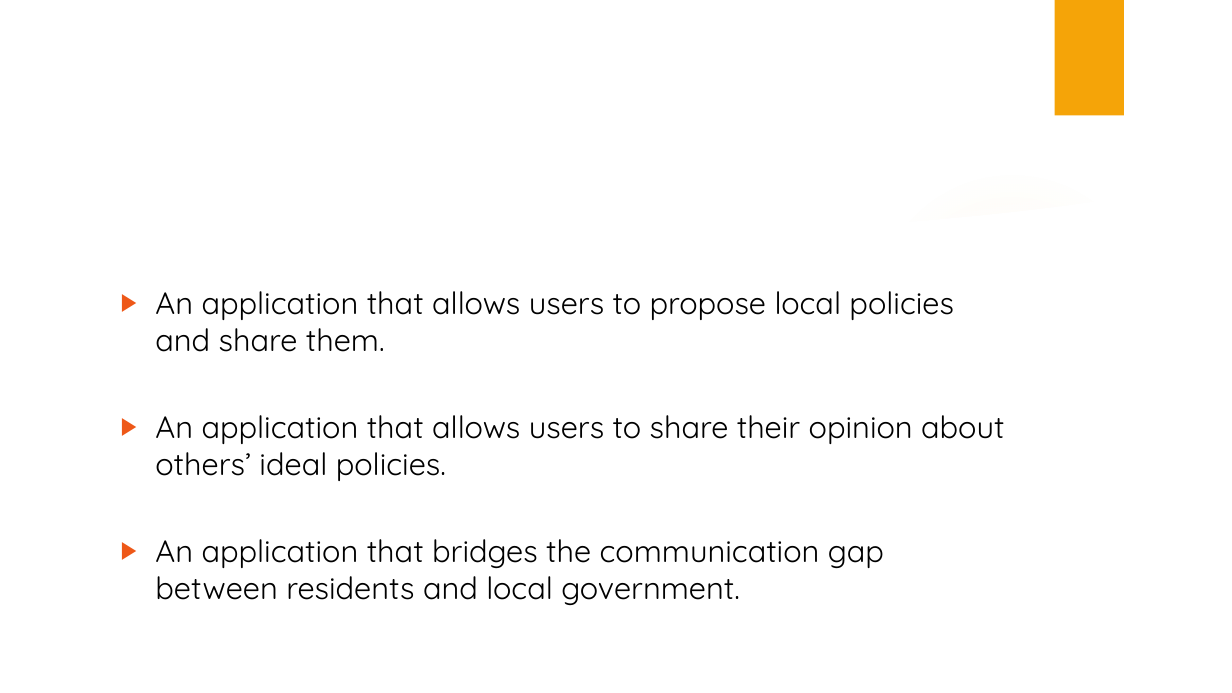
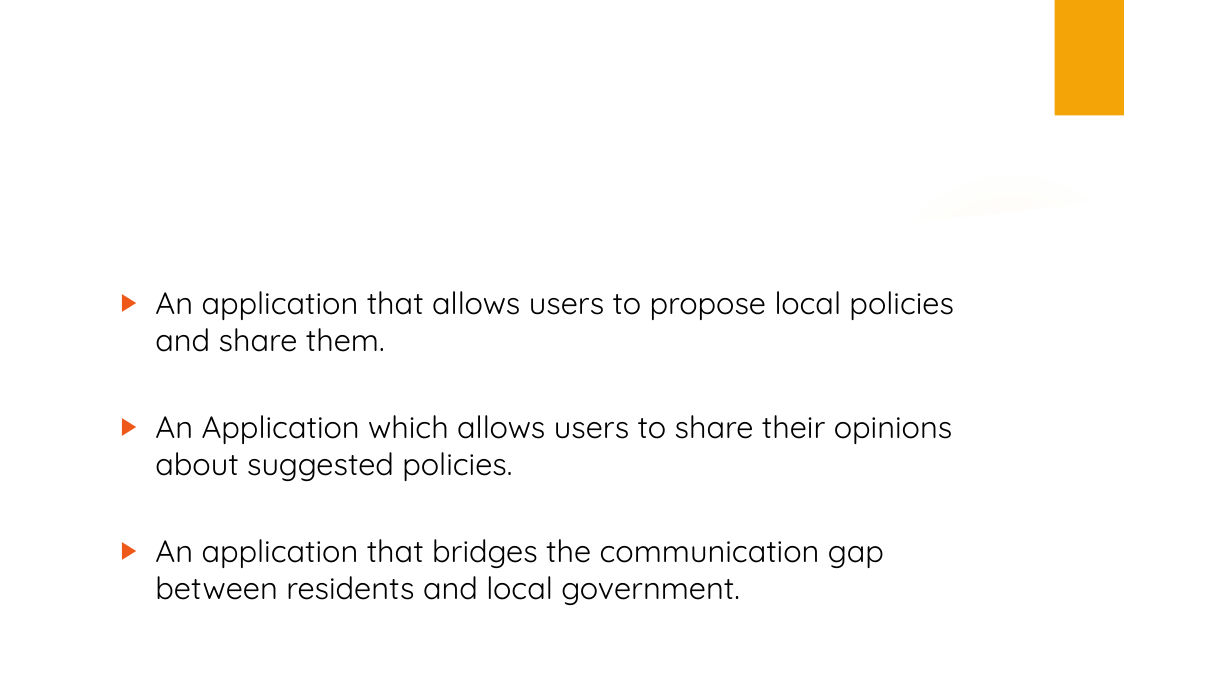
Before and after one commit to BarbaraHernandez/localvote, a slide deck: slide 3 of local-vote-ppt.pptx. Drawn at 1232x693 pixels with LibreOffice and Linux fonts; fonts in the diff are those of the drawing; background and template pictures are left out. Boxes give left, top, right and bottom in pixels: in the first picture for what was removed or moved away, otherwise in the second. Text is boxed around its words. In the diff, an @@ line names an element or a change of style, - is before the commit and + after.

```diff
--- a/local-vote-ppt.pptx
+++ b/local-vote-ppt.pptx
@@ text at (155,415,952,481): text changed @@
-▶ An application that allows users to share their opinion about others’ ideal policies.
+▶ An Application which allows users to share their opinions about suggested policies.
```
Also in this commit, not shown: 1 other slide changed, 1 other file.
